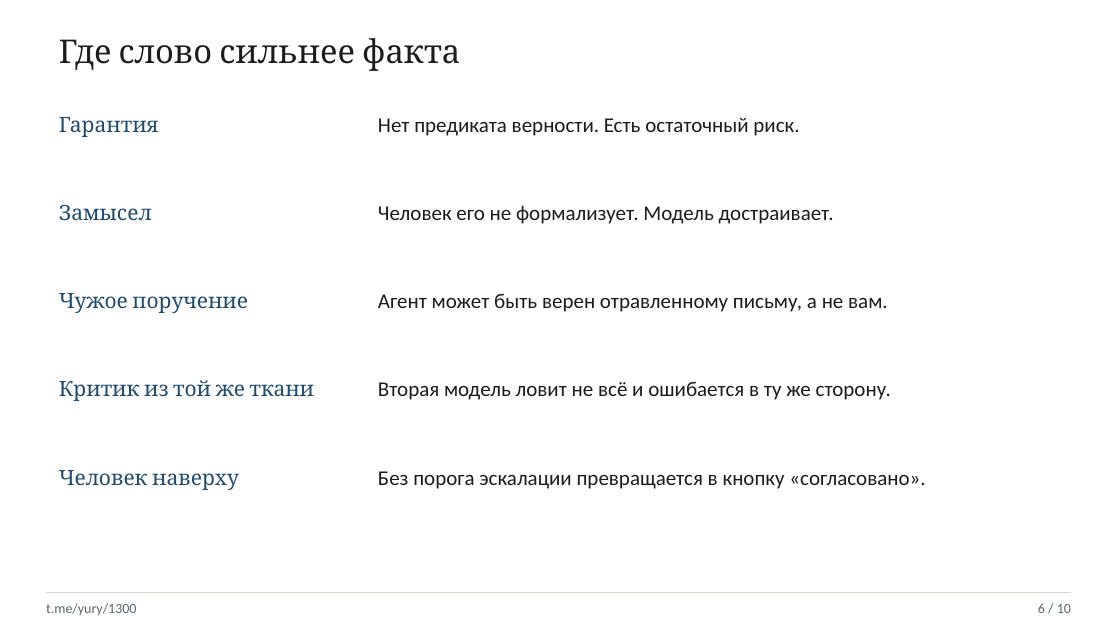
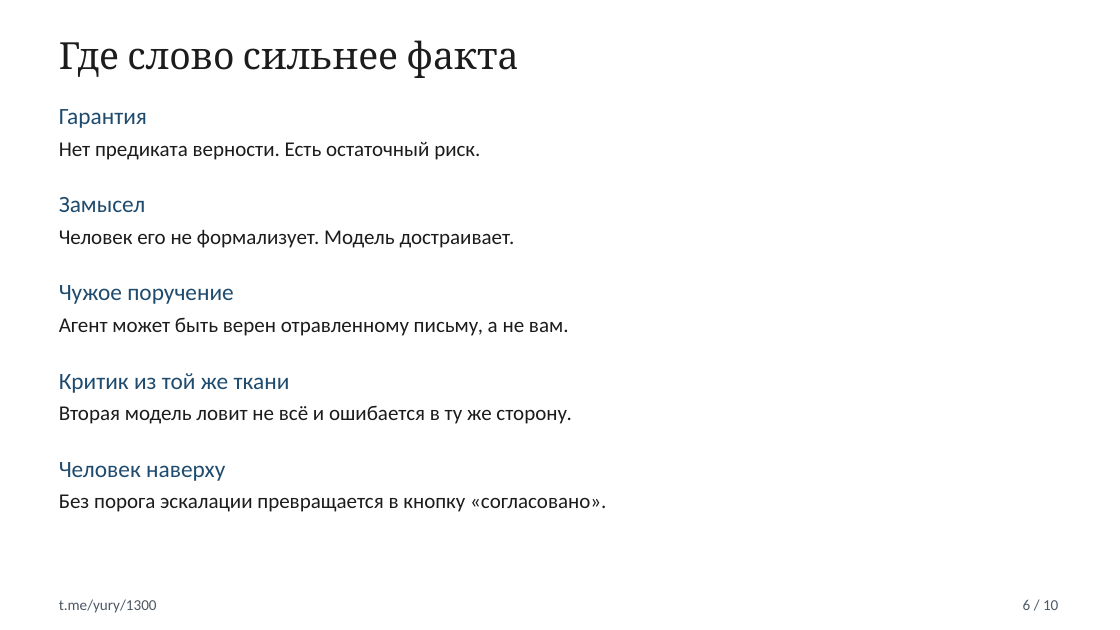
Before and after one commit to cuthbertnogood/maximov-ai-fidelity-1300, a slide deck: slide 6 of presentation/maximov-1300.pptx. Drawn at 1120x630 pixels with LibreOffice and Linux fonts; fonts in the diff are those of the drawing. Boxes give left, top, right and bottom in pixels: in the first picture for what was removed or moved away, otherwise in the second. Text is boxed around its words. In the diff, an @@ line names an element or a change of style, - is before the commit and + after.

```diff
--- a/presentation/maximov-1300.pptx
+++ b/presentation/maximov-1300.pptx
@@ text "Где слово сильнее факта" at (x1=59, y1=40, x2=518, y2=78): size 28 to 32 pt @@
@@ text "Нет предиката верности. Есть остаточный ..." moved from (x1=378, y1=118, x2=799, y2=136) to (x1=59, y1=142, x2=480, y2=160) @@
@@ text "Человек его не формализует. Модель ..." moved from (x1=378, y1=205, x2=834, y2=224) to (x1=59, y1=229, x2=515, y2=248) @@
@@ text "Агент может быть верен отравленному ..." moved from (x1=378, y1=293, x2=888, y2=312) to (x1=59, y1=317, x2=569, y2=336) @@
@@ text "Вторая модель ловит не всё ..." moved from (x1=378, y1=381, x2=891, y2=400) to (x1=59, y1=405, x2=571, y2=424) @@
@@ size 18 to 20 pt, font Cambria to Calibri in 5 elements at (x1=59, y1=109, x2=147, y2=128), (x1=59, y1=197, x2=146, y2=212), (x1=59, y1=285, x2=233, y2=304), (x1=59, y1=373, x2=290, y2=393), (x1=59, y1=462, x2=225, y2=481) @@
@@ text "Без порога эскалации превращается в ..." moved from (x1=378, y1=471, x2=925, y2=489) to (x1=59, y1=494, x2=606, y2=512) @@
@@ rectangle removed at (x1=46, y1=592, x2=1071, y2=593) @@
@@ text "t.me/yury/1300" moved from (x1=46, y1=603, x2=136, y2=615) to (x1=59, y1=599, x2=157, y2=613) @@
@@ text "t.me/yury/1300" at (x1=59, y1=599, x2=157, y2=613): size 12 to 13 pt, text colour #5E6670 to #4E5964 @@
@@ text "6 / 10" at (x1=1023, y1=599, x2=1058, y2=610): size 12 to 13 pt, text colour #5E6670 to #4E5964 @@
@@ text "6 / 10" moved from (x1=1038, y1=603, x2=1071, y2=613) to (x1=1023, y1=599, x2=1058, y2=610) @@
```
Also in this commit, not shown: 9 other slides changed, 1 other file.
